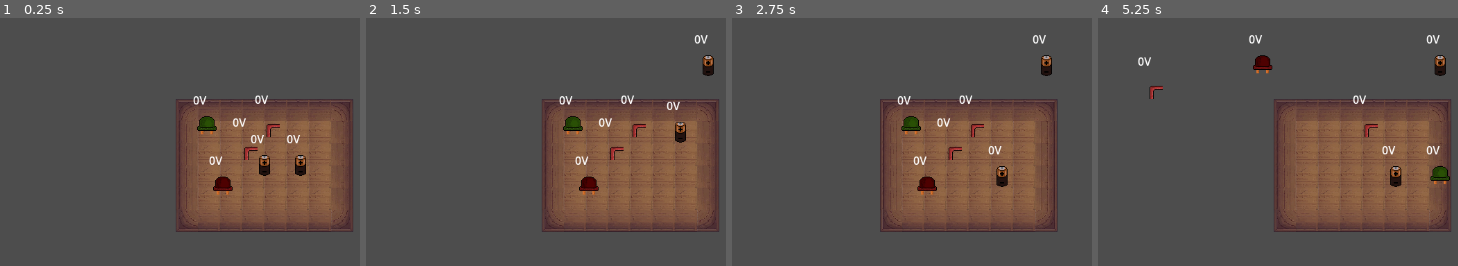
Above: before the commit, frames 1-4 (left to right).
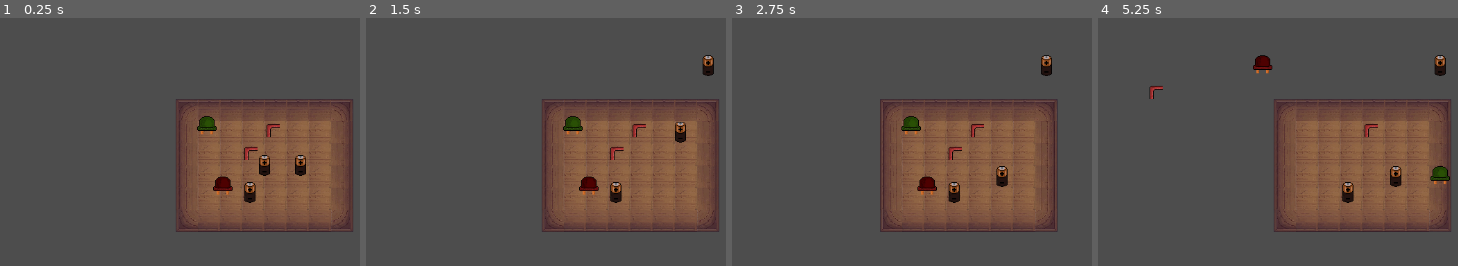
Above: after the commit, the same moments.

Repository: DootMario/proiectITFest
Game: Godot game, scene res://scenes/game.tscn
Same seed, same stepped clock (60 frames per second), same inputs: the game is played once before the commit and once after it.
Inputs (mouse positions are in pixels of both pictures, inside the frame that each line leads up to):
- Up to frame 1 (0.25 s): no input
- Up to frame 2 (1.5 s): tap Enter at 0.5 s; drag from (628, 164) to (711, 67) at 0.52 s; drag from (664, 164) to (708, 65) at 1.27 s
- Up to frame 3 (2.75 s): move the mouse to (1005, 129) at 2.02 s; tap D (camera_right) at 2.1 s; click (1005, 129) at 2.17 s
- Up to frame 4 (5.25 s): tap Space at 2.75 s; drag from (1321, 154) to (1123, 97) at 2.77 s; drag from (1278, 124) to (1404, 164) at 3.52 s; drag from (1292, 186) to (1242, 52) at 4.27 s; move the mouse to (1404, 164) at 5.02 s; tap A (camera_left) at 5.1 s; click (1404, 164) at 5.17 s

The runs differ from the first frame. In frame 1, 0.7% of the frame differs, in the area x 53-84%, y 31-75%; in frame 2, 0.7%; in frame 3, 0.8%; in frame 4, 0.8%, in the area x 11-95%, y 6-75%.

Commit message:
Fixed wiring issue

Diff:
--- a/proiect-it-fest/scenes/game.tscn
+++ b/proiect-it-fest/scenes/game.tscn
@@ -30,3 +30,6 @@
 
 [node name="RedLED" parent="." unique_id=820265490 instance=ExtResource("5_iywne")]
 position = Vector2(-60, 31)
+
+[node name="Sursa3" parent="." unique_id=351839854 instance=ExtResource("1_uwrxv")]
+position = Vector2(-21, 39)
--- a/proiect-it-fest/scripts/base_component.gd
+++ b/proiect-it-fest/scripts/base_component.gd
@@ -14,8 +14,7 @@
 var temp_wire: Line2D = null
 var sprite : AnimatedSprite2D = null
 var cons :int
-var current_voltage := 0.0
-var debug_label: Label
+
 # Terminals
 @export var terminal_left: Marker2D
 @export var terminal_right: Marker2D
@@ -32,11 +31,7 @@
 	sprite = $AnimatedSprite2D
 	cons = 0
 	sprite.frame = 0
-	# Create a debug label automatically
-	debug_label = Label.new()
-	add_child(debug_label)
-	debug_label.position = Vector2(-20, -50) # Adjust these numbers if it blocks your sprite
-	debug_label.text = "0V"
+
 func _exit_tree() -> void:
 	GridManager.unregister(self)
 
@@ -88,9 +83,9 @@
 	wire.term_b = to
 	wire.add_to_group("wires")
 	get_tree().current_scene.add_child(wire)
+	CircuitManager.evaluate_circuits()
+	# Just call it directly
 
-	# Call it directly. If this causes an error, your Autoload isn't set up right.
-	CircuitManager.evaluate_circuits()
 func update_connected_wires() -> void:
 	for wire in get_tree().get_nodes_in_group("wires"):
 		if wire.term_a in [terminal_left, terminal_right] or wire.term_b in [terminal_left, terminal_right]:
--- /dev/null
+++ b/proiect-it-fest/scripts/battery.gd
@@ -0,0 +1,4 @@
+#func _ready() -> void:
+#	super._ready()
+#	is_battery = true
+#	voltage_output = 9.0
--- a/proiect-it-fest/scripts/circuit_manager.gd
+++ b/proiect-it-fest/scripts/circuit_manager.gd
@@ -1,45 +1,41 @@
 extends Node
 
+# This locks the door so the math can't run twice at the same time
+var is_evaluating := false
+
 func evaluate_circuits() -> void:
-	print("--- Recalculating Power ---")
+	if is_evaluating:
+		return
+	is_evaluating = true
+
+	# Force the engine to wait a frame so every wire is completely loaded
+	await get_tree().process_frame
+
 	var wires = get_tree().get_nodes_in_group("wires")
 	var components = get_tree().get_nodes_in_group("components")
 
-	# Turn everything off first
 	for comp in components:
 		comp.is_powered = false
-		comp.current_voltage = 0.0
-		if comp.get("debug_label"):
-			if comp.get("is_battery"):
-				comp.debug_label.text = str(comp.voltage_output) + "V"
-			else:
-				comp.debug_label.text = "0V"
 
 	var graph = {}
 
-	# 1. Map all wire connections
-	for wire in wires:
-		if not graph.has(wire.term_a): graph[wire.term_a] = []
-		if not graph.has(wire.term_b): graph[wire.term_b] = []
-
-		graph[wire.term_a].append(wire.term_b)
-		graph[wire.term_b].append(wire.term_a)
-
-	# 2. Map internal component connections safely
+	# 1. Grab and physically sort the terminals
 	for comp in components:
-		# Bypass the Godot duplication bug by finding the actual child nodes
 		var real_terminals = []
 		for child in comp.get_children():
 			if child is Marker2D and child.is_in_group("terminals"):
 				real_terminals.append(child)
 
-		# If we found both, connect them and update the broken variables
-		if real_terminals.size() == 2:
-			var t_left = real_terminals[0]
-			var t_right = real_terminals[1]
+		if real_terminals.size() >= 2:
+			if real_terminals[0].global_position.x > real_terminals[1].global_position.x:
+				comp.terminal_left = real_terminals[1]
+				comp.terminal_right = real_terminals[0]
+			else:
+				comp.terminal_left = real_terminals[0]
+				comp.terminal_right = real_terminals[1]
 
-			comp.terminal_left = t_left
-			comp.terminal_right = t_right
+			var t_left = comp.terminal_left
+			var t_right = comp.terminal_right
 
 			if not graph.has(t_left): graph[t_left] = []
 			if not graph.has(t_right): graph[t_right] = []
@@ -47,72 +43,98 @@
 			graph[t_left].append(t_right)
 			graph[t_right].append(t_left)
 
-	# 3. Find batteries and trace their loops
-	for comp in components:
-		if comp.get("is_battery"):
-			_trace_circuit(comp, graph)
-
-func _trace_circuit(start_battery: Node, graph: Dictionary) -> void:
-	var start_node = start_battery.terminal_right
-	var target_node = start_battery.terminal_left
-
-	if not graph.has(start_node) or not graph.has(target_node):
-		return
-
-	var queue = [[start_node]]
-	var valid_loops = []
-
-	while queue.size() > 0:
-		var path = queue.pop_front()
-		var current = path.back()
-
-		if current == target_node:
-			if path.size() > 2:
-				valid_loops.append(path)
+	# 2. Map wires
+	for wire in wires:
+		if wire.is_queued_for_deletion():
 			continue
 
-		for neighbor in graph[current]:
-			if not neighbor in path:
-				var new_path = path.duplicate()
-				new_path.append(neighbor)
-				queue.append(new_path)
+		var t_a = wire.term_a
+		var t_b = wire.term_b
 
-	for loop in valid_loops:
-		# Start with the power of the battery that initiated the trace
-		var total_voltage = start_battery.voltage_output
+		if not graph.has(t_a): graph[t_a] = []
+		if not graph.has(t_b): graph[t_b] = []
+
+		graph[t_a].append(t_b)
+		graph[t_b].append(t_a)
+
+	# 3. Find perfect rings
+	var visited = []
+	var loops = []
+
+	for start_node in graph.keys():
+		if start_node in visited:
+			continue
+
+		var island = []
+		var queue = [start_node]
+		var is_perfect_loop = true
+
+		while queue.size() > 0:
+			var curr = queue.pop_front()
+			if curr in island:
+				continue
+			island.append(curr)
+
+			if graph[curr].size() != 2:
+				is_perfect_loop = false
+
+			for neighbor in graph[curr]:
+				if not neighbor in island and not neighbor in queue:
+					queue.append(neighbor)
+
+		visited.append_array(island)
+
+		if is_perfect_loop and island.size() > 2:
+			loops.append(island)
+
+	# 4. Power up
+	for island in loops:
+		var ordered_path = []
+		var curr = island[0]
+		var prev = null
+
+		for i in range(island.size()):
+			ordered_path.append(curr)
+			var next_node = null
+			for neighbor in graph[curr]:
+				if neighbor != prev:
+					next_node = neighbor
+					break
+			prev = curr
+			curr = next_node
+
+		var total_voltage = 0.0
+		var loop_req_voltage = 0.0
 		var components_in_loop = []
 
-		for node in loop:
-			var parent = node.get_parent()
-			if not parent in components_in_loop and parent.is_in_group("components"):
-				components_in_loop.append(parent)
+		for node in ordered_path:
+			var comp = node.get_parent()
+			if comp.is_in_group("components") and not comp in components_in_loop:
+				components_in_loop.append(comp)
 
 		for comp in components_in_loop:
-			# Only check the OTHER batteries in the loop
-			if comp.get("is_battery") and comp != start_battery:
+			if comp.get("is_battery"):
+				var left_idx = ordered_path.find(comp.terminal_left)
+				var right_idx = ordered_path.find(comp.terminal_right)
 
-				var left_idx = loop.find(comp.terminal_left)
-				var right_idx = loop.find(comp.terminal_right)
+				# Safer math check that won't break if the loop is built backward
+				var path_size = ordered_path.size()
+				var diff = (right_idx - left_idx + path_size) % path_size
 
-				# Flowing Left (-) to Right (+) adds power
-				if left_idx < right_idx:
+				if diff == 1:
 					total_voltage += comp.voltage_output
-				# Flowing Right (+) to Left (-) fights the current
-				else:
+				elif diff == path_size - 1:
 					total_voltage -= comp.voltage_output
+			else:
+				loop_req_voltage += comp.voltage_required
 
-		print("Loop calculated voltage: ", total_voltage)
+		var display_voltage = abs(total_voltage)
+		print("Ring! Power: ", display_voltage, "V | Required: ", loop_req_voltage, "V")
 
 		for comp in components_in_loop:
 			if not comp.get("is_battery"):
-				# Use absolute value so the label doesn't say "-9V"
-				var display_voltage = abs(total_voltage)
-				comp.current_voltage = display_voltage
+				if display_voltage > 0.0 and display_voltage >= loop_req_voltage:
+					comp.is_powered = true
 
-				if comp.get("debug_label"):
-					comp.debug_label.text = str(display_voltage) + "V"
-
-				# Must have actual power, and must meet the requirement
-				if display_voltage > 0.0 and display_voltage >= comp.voltage_required:
-					comp.is_powered = true
-					print("Powered up: ", comp.name)
+	# Unlock the door so it can run again later
+	is_evaluating = false
--- a/proiect-it-fest/scripts/green_led.gd
+++ b/proiect-it-fest/scripts/green_led.gd
@@ -1,6 +1,13 @@
-extends "res://scripts/base_component.gd"
+
+extends "res://scripts/base_LED.gd"
 func _process(delta: float) -> void:
 	if is_powered:
 		sprite.frame = 6 # Assuming frame 1 is 'on'
 	else:
 		sprite.frame = 0 # Assuming frame 0 is 'off'
+
+
+func _ready() -> void:
+	super._ready()
+	# Force the requirement so Godot can't forget it
+	voltage_required = 18.0
--- a/proiect-it-fest/scripts/red_led.gd
+++ b/proiect-it-fest/scripts/red_led.gd
@@ -1,4 +1,5 @@
 extends "res://scripts/base_LED.gd"
-
-func _ready():
+func _ready() -> void:
 	super._ready()
+	# Force the requirement so Godot can't forget it
+	voltage_required = 9.0
--- a/proiect-it-fest/scripts/sursa.gd
+++ b/proiect-it-fest/scripts/sursa.gd
@@ -16,3 +16,4 @@
 	cons+=1
 	to.get_parent().cons+=1
 	wire.supply(to)
+	CircuitManager.evaluate_circuits()
--- a/proiect-it-fest/scripts/wire.gd
+++ b/proiect-it-fest/scripts/wire.gd
@@ -41,6 +41,9 @@
 
 func _on_area_input(viewport, event, shape_idx):
 	if event is InputEventMouseButton and event.button_index == MOUSE_BUTTON_RIGHT and event.pressed:
-		remove_from_group("wires")
+
+		# 1. Mark for death
+		queue_free()
+
+		# 2. Check for cycles immediately
 		CircuitManager.evaluate_circuits()
-		queue_free()
Not shown, added: proiect-it-fest/scripts/battery.gd.uid
